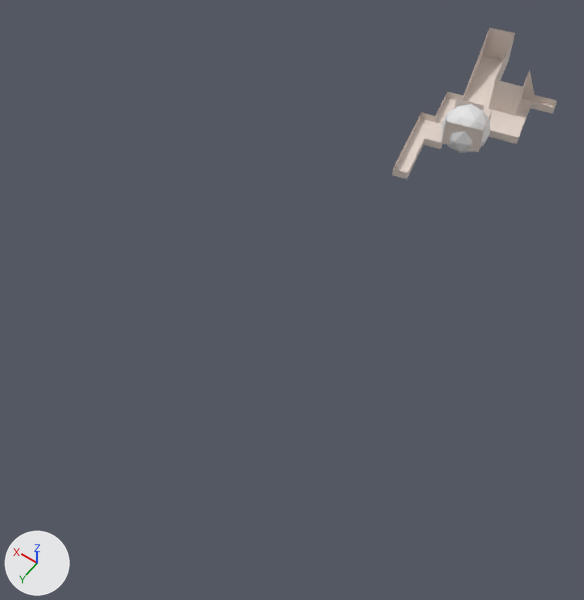
An edit to the glTF model assets/meshes/staticScene.glb, drawn before and after from the same camera.
Before and after are seen from a 50 mm lens placed at (-82.5, 233.3, 170.6), pointed at (-0.9, 119.0, -9.1). Every picture has the same lights, and +X, +Y and +Z are marked at lower left. Vertices at the same position are counted once.
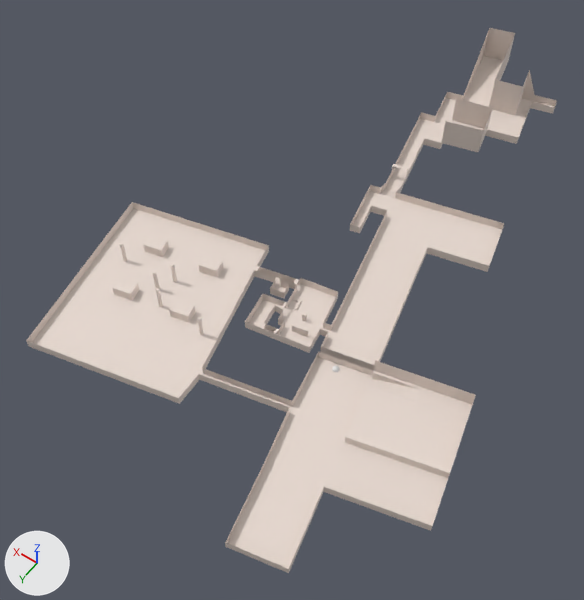
Changed parts and their boxes (x1, y1, x2, y2) in the pictures (584 x 600 px):
```json
{"object": "Cube", "change": "reshaped", "before": [392, 28, 557, 179], "after": [26, 28, 557, 573], "on screen": "220% wider, 259% taller"}
{"object": "Icosphere", "change": "moved, rescaled", "before": [442, 104, 490, 153], "after": [332, 365, 339, 372]}
{"part": 1, "of": "me_scene", "change": "added", "after": [170, 263, 177, 283]}
{"part": 2, "of": "me_scene", "change": "added", "after": [153, 271, 160, 289]}
{"part": 3, "of": "me_scene", "change": "added", "after": [156, 288, 163, 307]}
{"part": 4, "of": "me_scene", "change": "added", "after": [120, 243, 127, 262]}
{"part": 5, "of": "me_scene", "change": "added", "after": [197, 317, 204, 335]}
{"part": 6, "of": "me_scene", "change": "added", "after": [292, 297, 302, 310]}
{"part": 7, "of": "me_scene", "change": "built on", "before": [478, 109, 493, 152], "after": [452, 106, 493, 152]}
{"part": 8, "of": "me_scene", "change": "built on", "before": [392, 169, 408, 179], "after": [26, 164, 504, 573]}
```

Edits to the scene script, one JSON object a line:
```json
{"block": "me_scene", "where": "# used by ob_cube; location = (0.0, 0.0, 0.0)"}
{"block": "me_scene", "where": "# verts and faces of me_scene; kept vertices keep their numbers, new ones are numbered from 55"}
{"block": "me_scene", "where": "# before: 9 (-14.0, 35.8, 2.5), 48 (-16.7, 35.0, 2.5), 50 (-14.0, 35.8, 11.1) at pixel (484, 105), 53 (-16.7, 35.0, 11.1) at pixel (493, 107)"}
{"op": "remove", "block": "me_scene", "code": "me_scene.from_pydata(...)  # 55 vertices, 78 faces; spans x -29.3..4.5, y -4.1..67.9, z 0.0..11.4"}
{"op": "add", "block": "me_scene", "code": "me_scene.from_pydata(...)  # 382 vertices, 597 faces; spans x -67.2..50.3, y -4.1..188.9, z -3.8..11.4"}
{"block": "me_scene", "change": "me_scene part 1: a new loose piece, a box spanning x 22.36..23.07, y 139.27..139.98, z -3.77..9.82, in mat_material (white #e7d9d0)"}
{"block": "me_scene", "change": "me_scene part 2: a new loose piece, a box spanning x 24.36..25.07, y 144.03..144.74, z -3.77..9.82, in mat_material (white #e7d9d0)"}
{"block": "me_scene", "change": "me_scene part 3: a new loose piece, a box spanning x 19.89..20.6, y 147.83..148.54, z -3.77..9.82, in mat_material (white #e7d9d0)"}
{"block": "me_scene", "change": "me_scene part 4: a new loose piece, a box spanning x 38.17..38.88, y 141.62..142.33, z -3.77..9.82, in mat_material (white #e7d9d0)"}
{"block": "me_scene", "change": "me_scene part 5: a new loose piece, a box spanning x 5.56..6.27, y 148.6..149.31, z -3.77..9.82, in mat_material (white #e7d9d0)"}
{"block": "me_scene", "change": "me_scene part 6: a new loose piece of 16 vertices spanning x -9.4..-6.1, y 125.5..128.9, z 2.7..3.4, in mat_material (white #e7d9d0)"}
{"block": "me_scene", "change": "me_scene part 7"}
{"op": "add", "block": "me_scene", "code": "verts[48] = (-16.7, 35.2, 2.5)  # moved, pixel (487, 129)"}
{"op": "add", "block": "me_scene", "code": "verts[53] = (-16.7, 35.2, 11.1)  # moved, pixel (492, 107)"}
{"op": "add", "block": "me_scene", "code": "faces += [(48, 53, 50), (9, 48, 50)]"}
{"block": "me_scene", "change": "me_scene part 8"}
{"block": "me_scene", "change": "2 faces are deleted"}
{"block": "me_scene", "change": "148 vertices are added at x -67.2..50.3, y 66.9..188.9, z 0.0..10.0"}
{"block": "me_scene", "change": "94 new vertices lie (0.0, 0.0, 2.5) away from vertices in x -67.2..50.3, y 68.0..185.7, z 0.0..3.0"}
{"block": "me_scene", "change": "16 new vertices lie (0.0, 0.0, 5.5) away from vertices in x 10.7..37.5, y 128.4..152.4, z 0.3"}
{"block": "me_scene", "change": "8 new vertices lie (0.0, 0.0, 2.9) away from vertices in x -16.5..-12.1, y 129.6..135.0, z 2.6"}
{"block": "me_scene", "change": "5 new vertices lie (0.0, 0.0, 4.4) away from vertices in x -64.3..-60.1, y 129.0..147.6, z 5.5"}
{"block": "me_scene", "change": "431 new faces join them"}
{"op": "set", "path": "ob_icosphere.location", "old": "(-12.0, 41.7, 5.0)", "new": "(-27.7, 138.0, 3.1)"}
{"op": "set", "path": "ob_icosphere.scale", "old": "(7.59, 7.59, 7.59)", "new": "(0.914, 0.914, 0.914)"}
```
